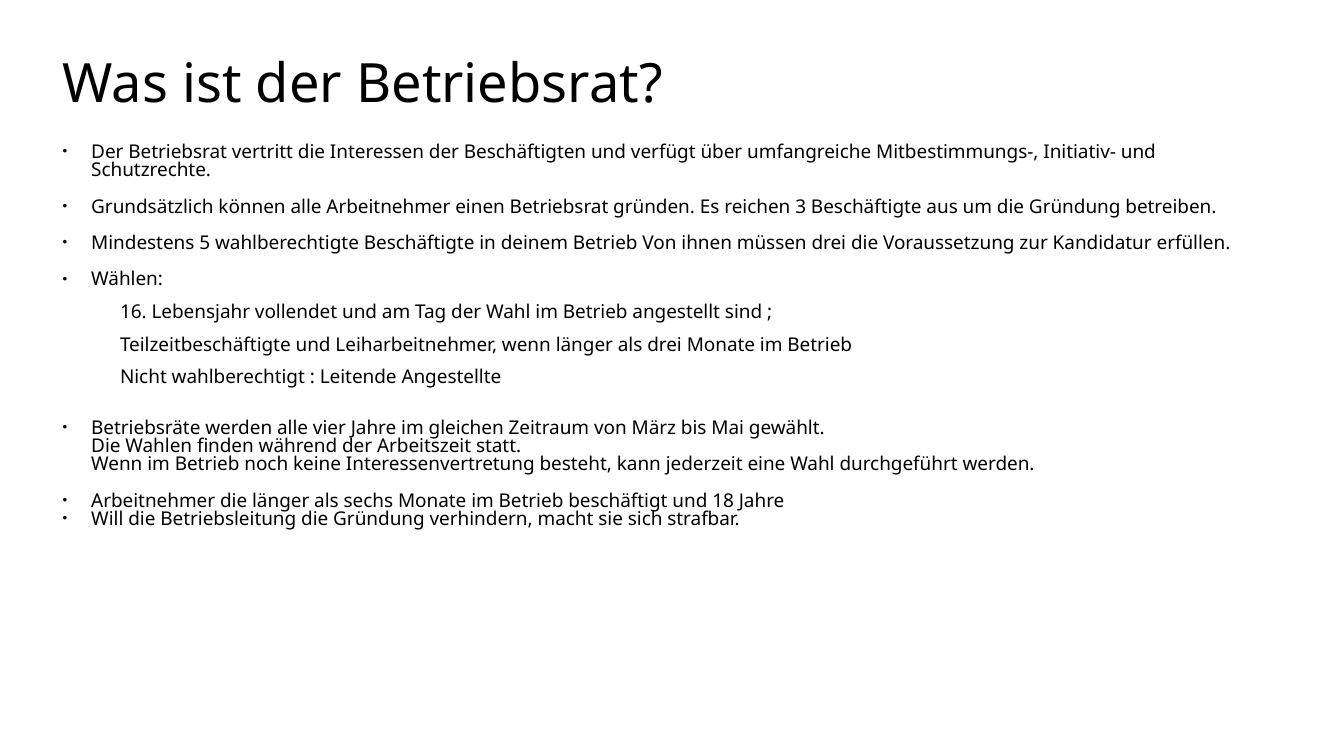
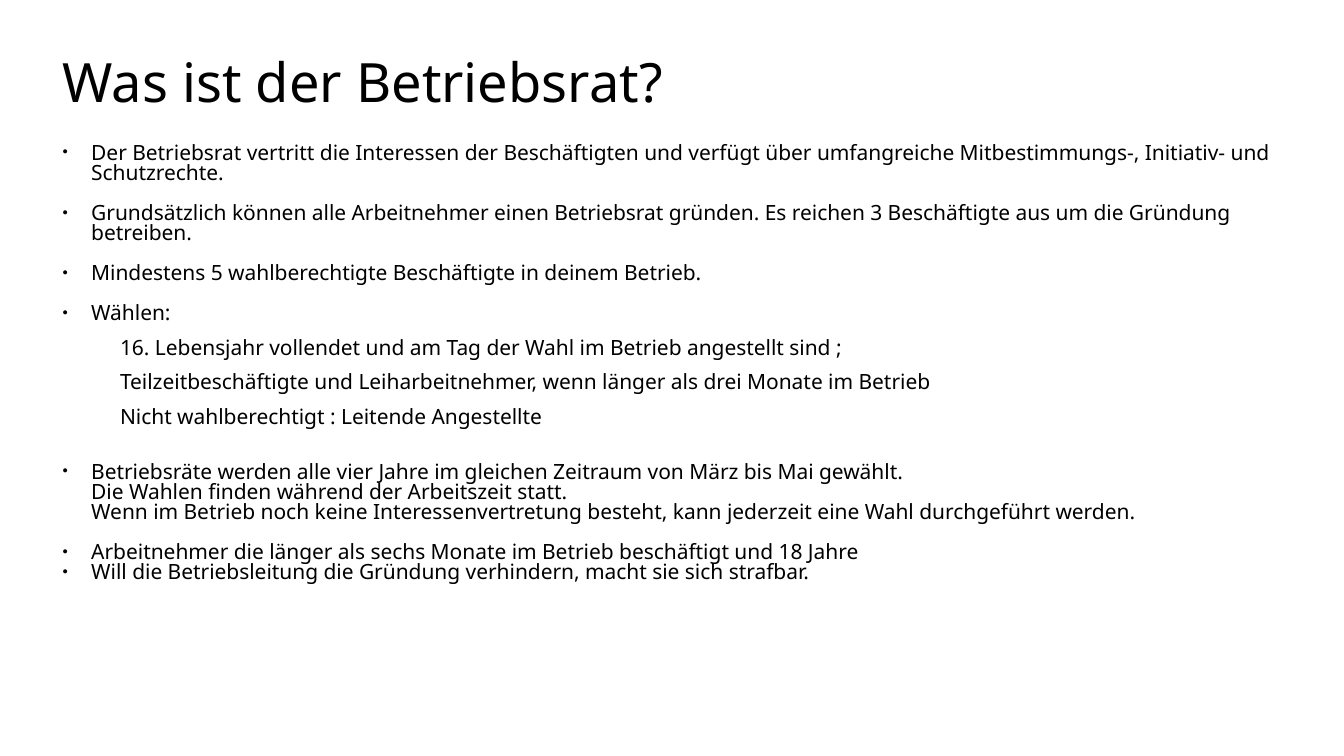
Before and after one commit to Quanterm/Mitbestimmung-im-Betrieb, a slide deck: slide 3 of Funktion und Arbeit von Betriebsräten2.odp. Drawn at 1344x756 pixels with LibreOffice and Linux fonts; fonts in the diff are those of the drawing; background and template pictures are left out. Boxes give left, top, right and bottom in pixels: in the first picture for what was removed or moved away, otherwise in the second. Text is boxed around its words. In the diff, an @@ line names an element or a change of style, - is before the commit and + after.

```diff
--- a/Funktion und Arbeit von Betriebsräten2.odp
+++ b/Funktion und Arbeit von Betriebsräten2.odp
@@ text at <box>91,144,1270,584</box>: size 11.2 to 12.4 pt @@
@@ text at <box>91,264,701,285</box>: text changed; size 11.2 to 12.4 pt @@
-● Mindestens 5 wahlberechtigte Beschäftigte in deinem Betrieb Von ihnen müssen drei die Voraussetzung zur Kandidatur erfüllen.
+● Mindestens 5 wahlberechtigte Beschäftigte in deinem Betrieb.
```
Also in this commit, not shown: 1 other file.
